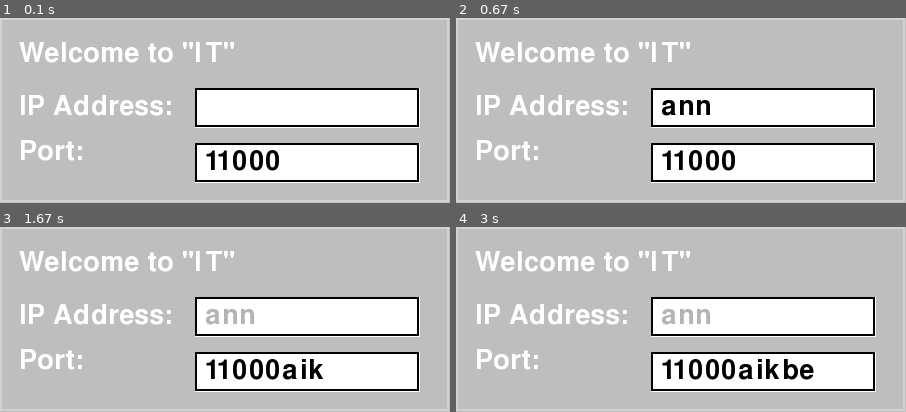
Above: before the commit, frames 1-4 (two rows, left to right).
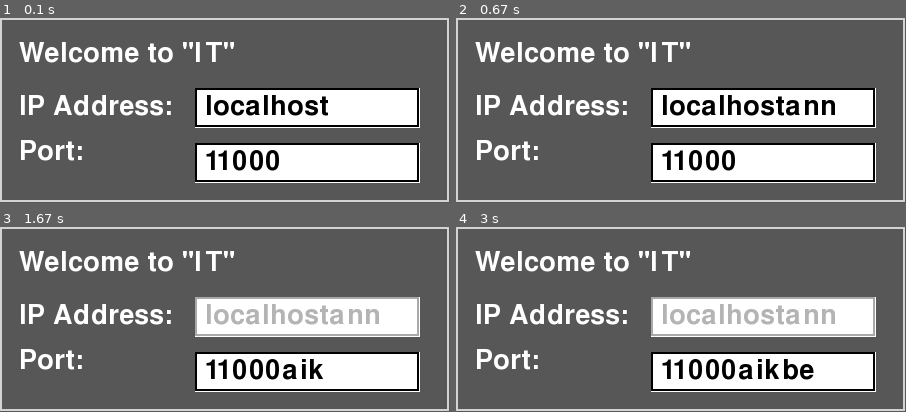
Above: after the commit, the same moments.

Repository: bhartshorn/it
Game: pygame game, started from client.py
The game is run twice, just before and just after one commit, with the same random seed, the same clock (stepped at 60 frames per second) and the same inputs.
Inputs:
- Up to frame 1 (0.1 s): no input
- Up to frame 2 (0.67 s): type "ann" at 0.33 s
- Up to frame 3 (1.67 s): tap Enter at 0.67 s; tap A at 0.88 s; tap I at 1.22 s; tap K at 1.55 s
- Up to frame 4 (3 s): tap B at 1.88 s; tap E at 2.22 s

The runs differ from the first frame. In frame 1, 73% of the frame differs, in the area x 0-100%, y 0-100%; in frame 2, 74%; in frame 3, 75%; in frame 4, 75%.

Commit message:
Adjusted the colors and made it so the boxes go gray after switching

Diff:
--- a/client.py
+++ b/client.py
@@ -267,22 +267,22 @@
     screen_width = 450
     screen_height = 185
     screen = screenSize(screen_width, screen_height)
-    setBackgroundColour("gray")
+    setBackgroundColour(colors["bg_menu"])
 
     pygame.draw.rect(screen, (211,211,211), [0, 0, screen_width - 1, screen_height - 1], 2)
-    intro_label = makeLabel("Welcome to \"IT\"", 40, 19, 22, "white", "LiberationsSansRegular", "gray")
+    intro_label = makeLabel("Welcome to \"IT\"", 40, 19, 22, "white", "LiberationsSansRegular")
     showLabel(intro_label)
 
 
-    ip_label = makeLabel("IP Address:", 40, 19, 75, "white", "LiberationsSansRegular", "gray")
+    ip_label = makeLabel("IP Address:", 40, 19, 75, "white", "LiberationsSansRegular")
     showLabel(ip_label)
 
 
-    port_label = makeLabel("Port:", 40, 19, 120, "white", "LiberationsSansRegular", "gray")
+    port_label = makeLabel("Port:", 40, 19, 120, "white", "LiberationsSansRegular")
     showLabel(port_label)
 
 
-    ip_box = makeTextBox(195, 70, screen_width / 2 ,0, "", 15,40)
+    ip_box = makeTextBox(195, 70, screen_width / 2 ,0, "localhost", 15,40)
     port_box = makeTextBox(195, 125, screen_width / 2 ,0, "11000", 10,40)
 
     showTextBox(ip_box)
--- a/pygame_functions.py
+++ b/pygame_functions.py
@@ -183,7 +183,7 @@
 
     def clear(self):
         self.image.fill((255, 255, 255))
-        pygame.draw.rect(self.image, (0, 0, 0), [0, 0, self.width - 1, self.boxSize - 1], 2)
+        pygame.draw.rect(self.image, (169,169,169), [0, 0, self.width - 1, self.boxSize - 1], 2)
         newSurface = self.font.render(self.text, True, self.initialColour)
         self.image.blit(newSurface, [10, 5])
         updateDisplay()
